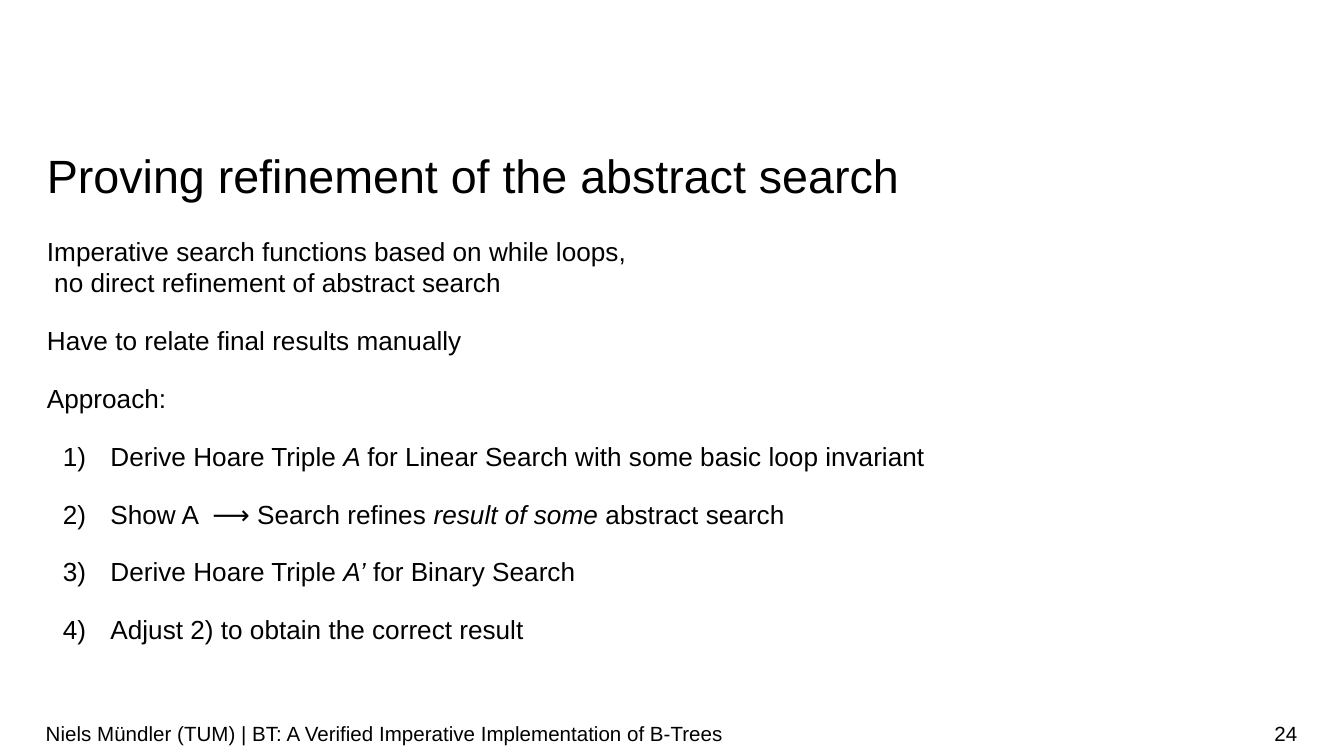
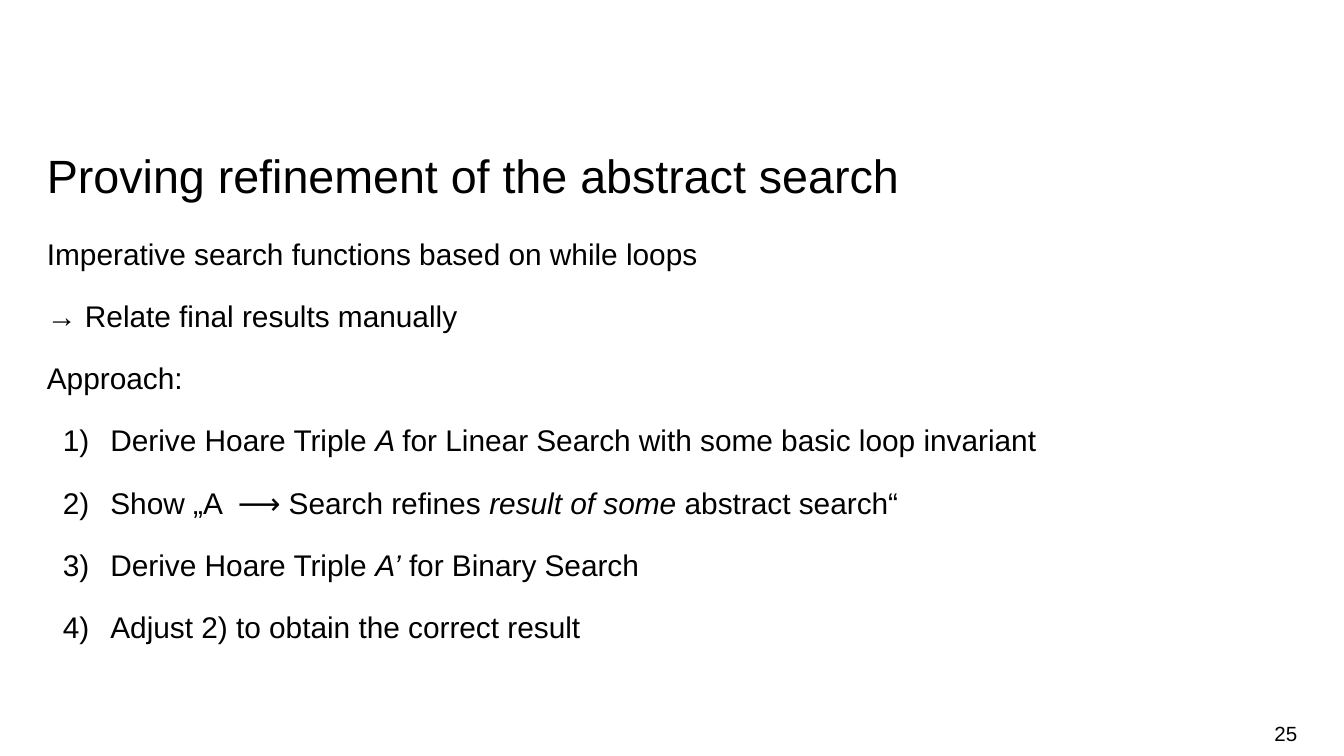
Before and after one commit to nielstron/btrees-thesis, a slide deck: slide 25 of colloqium.odp (slide 24 before the commit). Drawn at 1344x756 pixels with LibreOffice and Linux fonts; fonts in the diff are those of the drawing; background and template pictures are left out. Boxes give left, top, right and bottom in pixels: in the first picture for what was removed or moved away, otherwise in the second. Text is boxed around its words. In the diff, an @@ line names an element or a change of style, - is before the commit and + after.

```diff
--- a/colloqium.odp
+++ b/colloqium.odp
@@ text at (47, 243, 697, 332): text changed; size 14 to 16 pt @@
-Imperative search functions based on while loops,
-no direct refinement of abstract search
-Have to relate final results manually
+Imperative search functions based on while loops
+→ Relate final results manually
@@ text at (47, 367, 1037, 644): size 14 to 16 pt in "Approach:", "Derive Hoare Triple A for Linear Search ...", "Derive Hoare Triple A’ for Binary Search", "Adjust 2) to obtain the correct result" @@
@@ text at (110, 492, 898, 518): text changed; size 14 to 16 pt @@
-2) Show A ⟶ Search refines result of some abstract search
+2) Show „A ⟶ Search refines result of some abstract search“
@@ text removed at (46, 726, 722, 746) @@
-Niels Mündler (TUM) | BT: A Verified Imperative Implementation of B-Trees
@@ page number at (1274, 726, 1297, 742): text changed @@
-24
+25
```
Also in this commit, not shown: 27 other slides changed, 9 slides removed.
